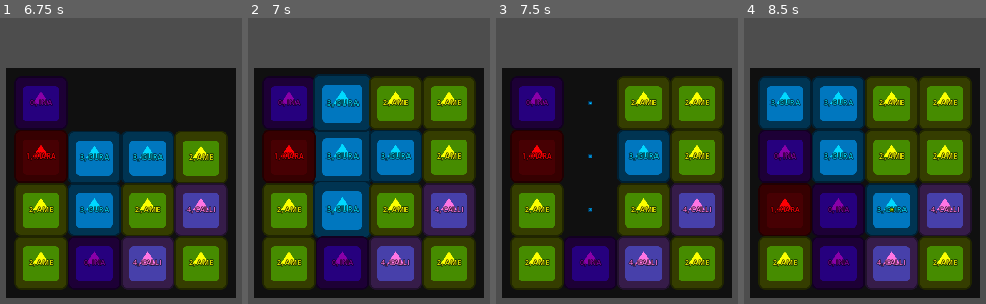
Above: before the commit, frames 1-4 (left to right).
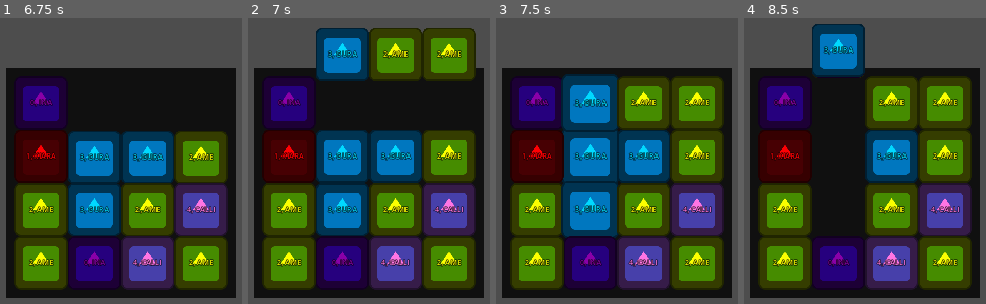
Above: after the commit, the same moments.

Repository: kuma-gee/holo-crush
Game: Godot game, scene res://src/game.tscn
Two runs of this game, one before a commit and one after it. Both use one fixed random seed, a clock stepped at 60 frames per second and the inputs below. The engine's default icon, where the game draws it, is replaced by a stand-in: a white triangle on a blue panel in a dark square.
Inputs (mouse positions are in pixels of both pictures, inside the frame that each line leads up to):
- Up to frame 1 (6.75 s): tap Enter at 0.5 s; drag from (41, 103) to (200, 83) at 0.52 s; drag from (94, 103) to (79, 272) at 1.27 s; move the mouse to (147, 103) at 2.02 s; tap Alt at 2.1, 5.1 s; click (147, 103) at 2.17 s; tap Space at 2.75 s; drag from (200, 103) to (outside the picture) at 2.77 s; drag from (41, 155) to (162, 183) at 3.52 s; drag from (94, 155) to (0, 69) at 4.27 s; move the mouse to (147, 155) at 5.02 s; click (147, 155) at 5.17 s; drag from (200, 155) to (outside the picture) at 5.77 s; drag from (41, 209) to (200, 83) at 6.52 s
- Up to frame 2 (7 s): no input
- Up to frame 3 (7.5 s): drag from (590, 209) to (575, 272) at 7.27 s
- Up to frame 4 (8.5 s): move the mouse to (891, 209) at 8.02 s; tap Alt at 8.1 s; click (891, 209) at 8.17 s

Frame 1 is identical in both runs. In frame 2, 24% of the frame differs, in the area x 26-95%, y 3-77%; in frame 3, 13%; in frame 4, 36%, in the area x 5-72%, y 2-77%.

Commit message:
add fill await

Diff:
--- a/godot/src/grid/grid.gd
+++ b/godot/src/grid/grid.gd
@@ -5,6 +5,7 @@
 
 signal match_finished
 signal collapse_finished
+signal fill_finished
 
 const PIECE_MAP := {
 	Piece.Type.INA: preload("res://src/piece/ina.tscn"),
@@ -25,6 +26,8 @@
 var matches = []
 var filling = []
 
+var logger = Logger.new('Grid')
+
 # https://www.youtube.com/watch?v=YhykrMFHOV4&list=PL4vbr3u7UKWqwQlvwvgNcgDL1p_3hcNn2
 # https://medium.com/@thrivevolt/making-a-grid-inventory-system-with-godot-727efedb71f7
 
@@ -49,19 +52,19 @@
 	data.filled.connect(_filled)
 	data.update.connect(func():
 		if matches.size() > 0:
-			print("Queue Match", matches)
+			logger.debug("Queue Match %s" % [matches])
 			var x = matches.duplicate()
 			queue.append(func(): await _remove_matched(x))
 			matches = []
 
 		if moving.size() > 0:
-			print("Queue Move", moving)
+			logger.debug("Queue Move %s" % [moving])
 			var x = moving.duplicate()
 			queue.append(func(): await _move_collapsed(x))
 			moving = []
 
 		if filling.size() > 0:
-			print("Queue Fill", filling)
+			logger.debug("Queue Fill %s" % [filling])
 			var x = filling.duplicate()
 			queue.append(func(): await _fill_pieces(x))
 			filling = []
@@ -95,15 +98,30 @@
 			_add_piece(Vector2i(x, y))
 
 func _fill_pieces(fills):
-	print("Start fill", fills)
-	for p in fills:
-		_add_piece(p)
+	logger.debug("Start fill %s" % [fills])
+
+	var called = 0
+	var finished = []
+	for pos in fills:
+		var piece = data.get_value(pos.x, pos.y)
+		_create_piece(pos, piece)
+		var slot = _get_slot(pos)
+		slot.fill_drop()
+		called += 1
+
+		slot.fill_done.connect(func():
+			finished.append(pos)
+			if finished.size() >= called:
+				fill_finished.emit()
+		)
+
+	await fill_finished
 
 func _move_collapsed(moves):
 	var called = 0
 	var finished = []
 
-	print("Start moving", moves)
+	logger.debug("Start moving %s" % [moves])
 
 	for m in moves:
 		var slot = _get_slot(m[0])
@@ -121,7 +139,7 @@
 	var called = 0
 	var done = []
 
-	print("Staring match", matched)
+	logger.debug("Staring match %s" % [matched])
 	for m in matched:
 		for p in m:
 			var slot = _get_slot(p) as Slot
@@ -137,13 +155,16 @@
 
 func _add_piece(pos: Vector2i):
 	var piece = data.get_value(pos.x, pos.y)
+	_create_piece(pos, piece)
+	var slot = _get_slot(pos)
+	slot.capture()
+
+func _create_piece(pos: Vector2i, piece):
 	var scene = PIECE_MAP[piece]
-
 	var node = scene.instantiate()
 	var slot = _get_slot(pos)
 	slot.piece = node
 	get_tree().current_scene.add_child(node)
-	slot.capture()
 
 func _invalid_swap(pos: Vector2i, dir: Vector2i):
 	var slot = _get_slot(pos)
@@ -170,16 +191,16 @@
 	if not is_processing_queue and queue.size() > 0:
 		is_processing_queue = true
 		processing.emit()
+		logger.debug("Start process")
 		_process_queue()
 
 func _process_queue():
 	if queue.size() == 0:
-		print("Process done")
+		logger.debug("Process done")
 		is_processing_queue = false
 		processing_finished.emit()
 		return
 
 	var fn = queue.pop_front() as Callable
-	print("Processing")
 	await fn.call()
 	_process_queue()
--- a/godot/src/grid/slot.gd
+++ b/godot/src/grid/slot.gd
@@ -4,6 +4,7 @@
 signal match_done
 signal move_done
 signal swap_done
+signal fill_done
 
 signal pressed
 signal swiped(pos, dir)
@@ -45,6 +46,14 @@
 	if piece:
 		piece.global_position = get_pos()
 
+func fill_drop():
+	if piece == null:
+		return
+
+	piece.global_position = get_pos() + Vector2.UP * (abs(pos.y) + 1) * custom_minimum_size
+	piece.move(get_pos())
+	piece.move_done.connect(func(): fill_done.emit())
+
 func get_pos():
 	return global_position + custom_minimum_size / 2
 
